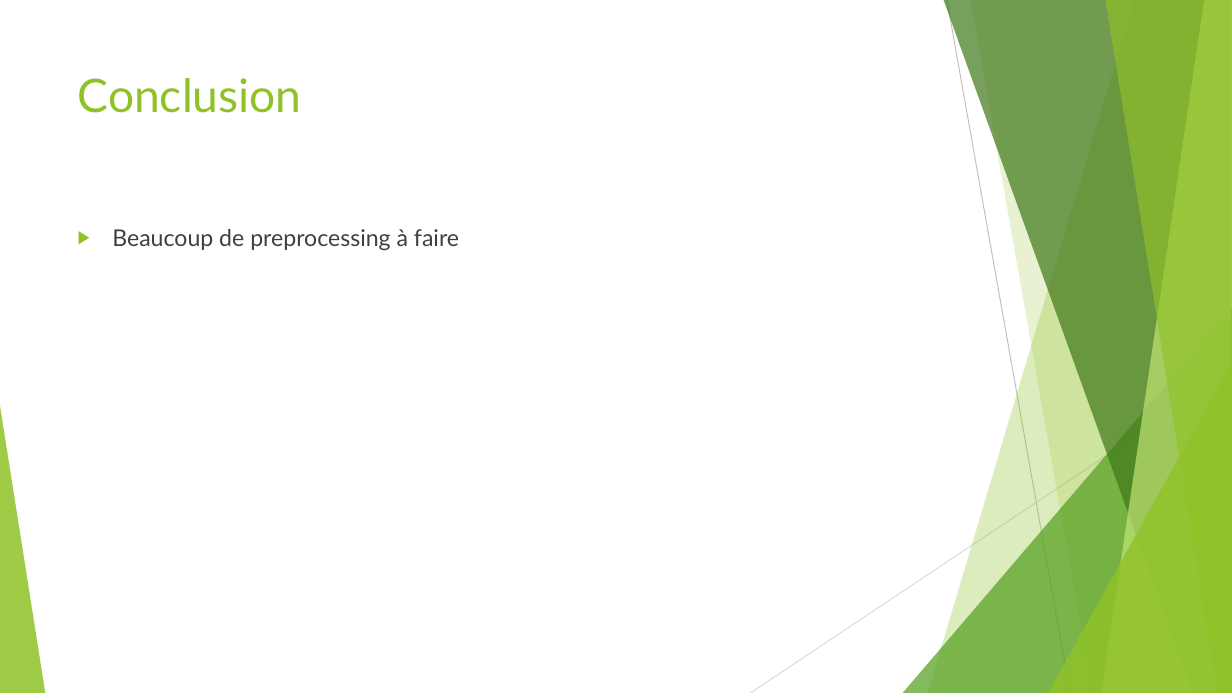
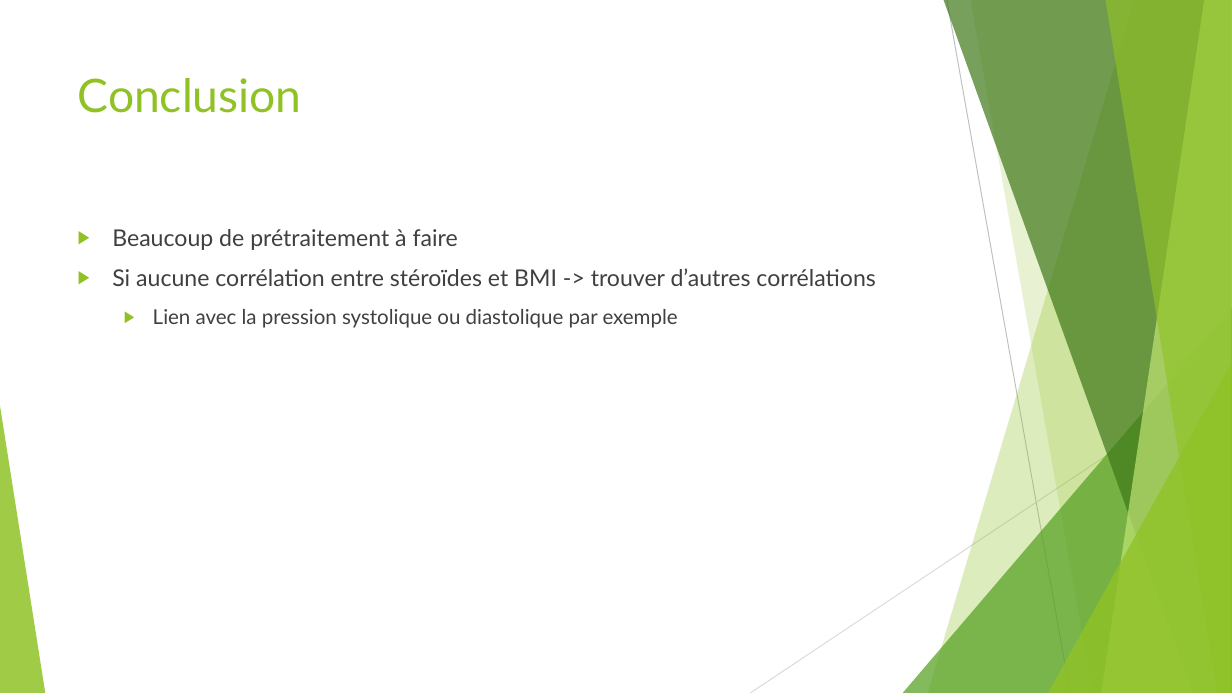
Before and after one commit to simon-baehler/LFA-Steroide, a slide deck: slide 11 of Presentations/Intermediaire/LFA_Baehler_Schowing_Intermédiaire.pptx. Drawn at 1232x693 pixels with LibreOffice and Linux fonts; fonts in the diff are those of the drawing. Boxes give left, top, right and bottom in pixels: in the first picture for what was removed or moved away, otherwise in the second. Text is boxed around its words. In the diff, an @@ line names an element or a change of style, - is before the commit and + after.

```diff
--- a/Presentations/Intermediaire/LFA_Baehler_Schowing_Intermédiaire.pptx
+++ b/Presentations/Intermediaire/LFA_Baehler_Schowing_Intermédiaire.pptx
@@ text at [112, 229, 875, 328]: text changed @@
-▶ Beaucoup de preprocessing à faire
+▶ Beaucoup de prétraitement à faire
+▶ Si aucune corrélation entre stéroïdes et BMI -> trouver d’autres corrélations
+  ▶ Lien avec la pression systolique ou diastolique par exemple
```
Also in this commit, not shown: 5 other slides changed.
